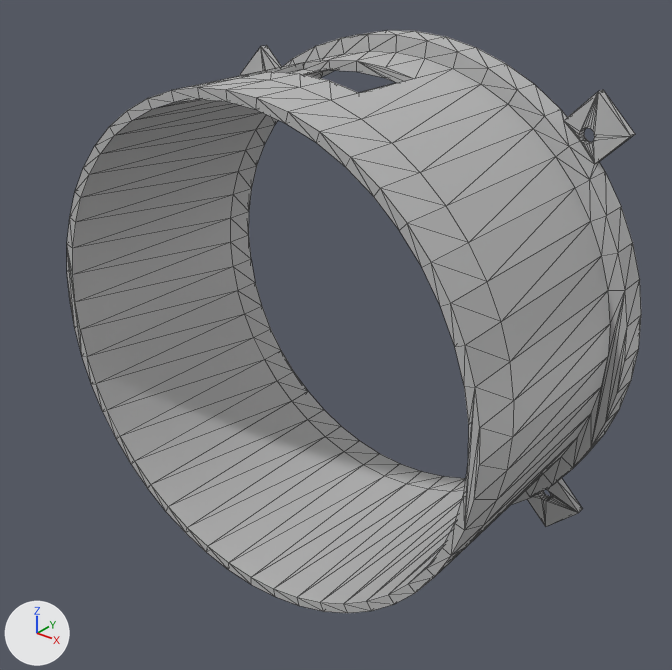
Renders of the glTF model bvr/cad/exports/gltf/sensor_dome.glb from each side of a commit.
Before and after are seen from a 50 mm lens placed at (166.0, -236.5, 123.0), pointed at (4.9, -35.0, -1.9). Every picture has the same lights, and +X, +Y and +Z are marked at lower left. The older version comes first. Mesh edges are drawn as thin lines.

The first picture shows 'dome_outer-union-diff-union-union-diff'.
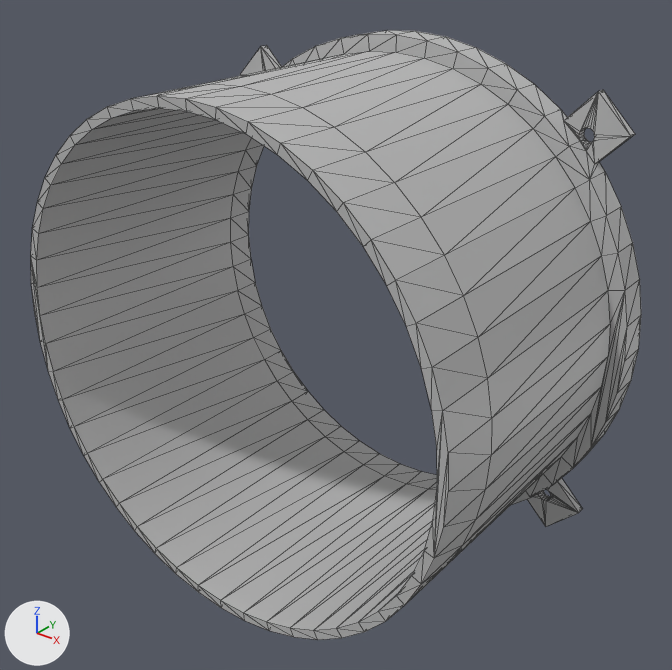
What differs and where, as boxes [x1, y1, x2, y2] in the pictures (672 x 670 px; the box of a moved part takes in the faces that stretch with it):
'dome_outer-union-diff-union-union-diff', reshaped (6% wider)
    before: [67, 30, 641, 613]
    after: [31, 30, 641, 640]
part 1 of me_dome_outer_union_diff_union_union_diff, moved or reshaped
    before: [67, 51, 599, 613]
    after: [31, 51, 599, 640]
part 2 of me_dome_outer_union_diff_union_union_diff, moved or reshaped
    both: [569, 141, 594, 179]

Edits to the bpy script that builds the scene:
```text
Change me_dome_outer_union_diff_union_union_diff:
    used by ob_dome_outer_union_diff_union_union_diff; location = (0.0, 0.0, 0.0)
    remove me_dome_outer_union_diff_union_union_diff.from_pydata(...)  # 576 vertices, 1172 faces; spans x -82.0..82.0, y -72.0..10.0, z -82.0..82.0
    add me_dome_outer_union_diff_union_union_diff.from_pydata(...)  # 554 vertices, 1124 faces; spans x -82.0..82.0, y -86.0..10.0, z -82.0..82.0
    me_dome_outer_union_diff_union_union_diff part 1
    36 vertices are removed from x -20.0..20.0, y -72.0..-20.0, z 72.0..78.0
    96 faces are deleted
    89 vertices in x -78.0..78.0, y -72.0, z -78.0..77.0 move by (0.0, -14.0, 0.0)
    43 vertices in x -78.0..78.0, y -56.0, z -78.0..72.0 move by (0.0, -10.0, 0.0)
    2 vertices are added at (-10.0, -86.0, 77.0), (0.0, -86.0, 78.0)
    5 new vertices lie (0.0, -66.0, 0.0) away from vertices in x -20.0..20.0, y 0.0, z 75.0..78.0
    5 new vertices lie (0.0, -86.0, 0.0) away from vertices in x -19.0..19.0, y 0.0, z 72.0..74.0
    44 new faces join them
    me_dome_outer_union_diff_union_union_diff part 2
    7 faces are deleted
    1 vertex is added at (60.0, 7.0, 56.0)
    9 new faces join them
    other edits to the shape of me_dome_outer_union_diff_union_union_diff do not show in these pictures
```
